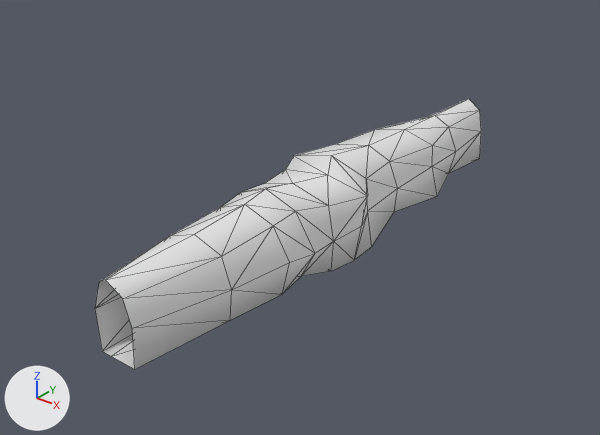
The FBX model Assets/Models/Tiles/ShortcutShortFinal02.FBX: old version first, new version second.
Rendered twice from a camera (50 mm lens) standing at (140.5, -75.0, 38.3) and looking at (110.3, -37.2, 14.9). Every picture has the same lights, and +X, +Y and +Z are marked at lower left. Mesh edges are drawn as thin lines. Materials are left out; every surface is plain grey. Where no turn or scale is listed for an object, it has been applied to the vertices.

Names of what the first picture shows: 'ShortcutShort_0'.
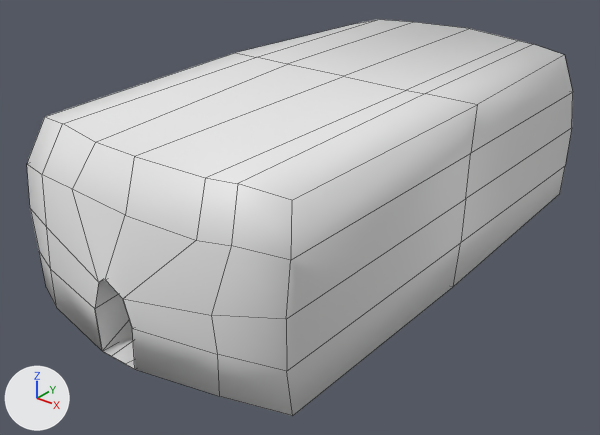
Where the newer file only moved an object's origin or applied its transform, the numbers keep the older frame.

Diff of the bpy script that builds the scene:
```diff
--- a/Assets/Models/Tiles/ShortcutShortFinal02.FBX.py
+++ b/Assets/Models/Tiles/ShortcutShortFinal02.FBX.py
@@ me_mesh @@
 # used by ob_shortcutshort_0; location = (112.19, -51.53, 13.22)
-me_mesh.from_pydata(...)  # 88 vertices, 160 faces; spans x -5.3..2.8, y -1.8..35.2, z -0.8..5.2
+me_mesh.from_pydata(...)  # 176 vertices, 160 faces; spans x -10.3..8.3, y -1.8..35.2, z -1.8..10.6
+# me_mesh part 1: a new loose piece of 88 vertices spanning x -10.3..8.3, y -1.8..35.2, z -1.8..10.6
+# me_mesh part 2
+# 160 faces are deleted
+# 80 new faces join them
```

Location of each change, (x1, y1, x2, y2) in pixels of the pictures (600 x 435 px):
'ShortcutShort_0', reshaped (41% wider, 47% taller): before (95, 99, 481, 369); after (27, 19, 573, 416)
part 1 of me_mesh, added: after (27, 19, 573, 416)
part 2 of me_mesh, cut back: before (95, 99, 481, 369); after (95, 280, 135, 369)
